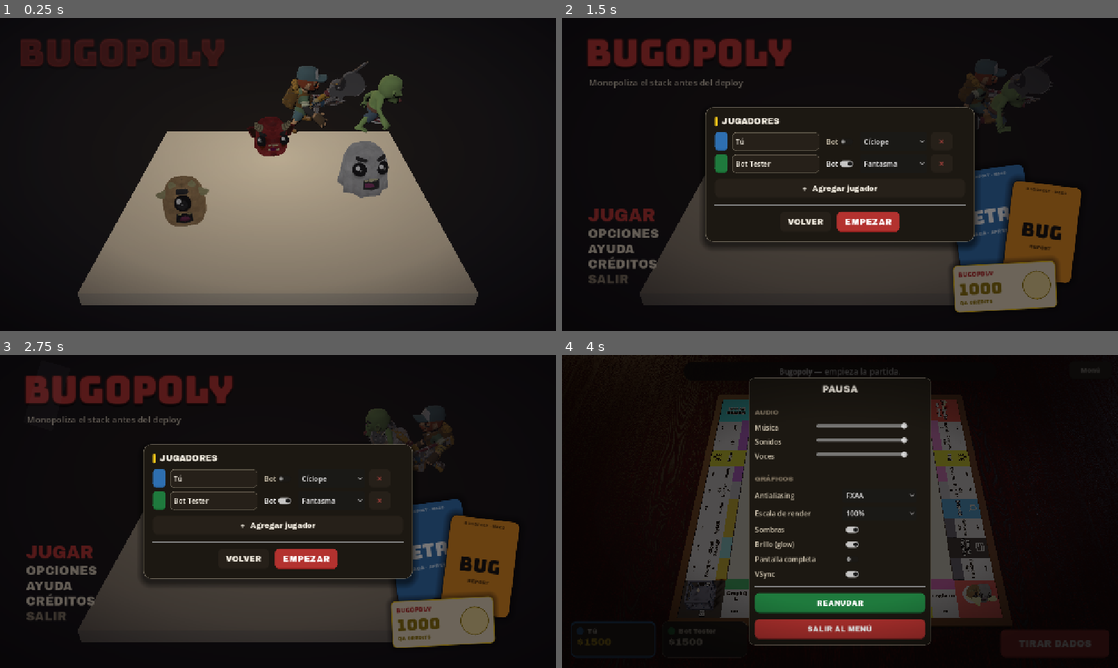
Above: before the commit, frames 1-4 (two rows, left to right).
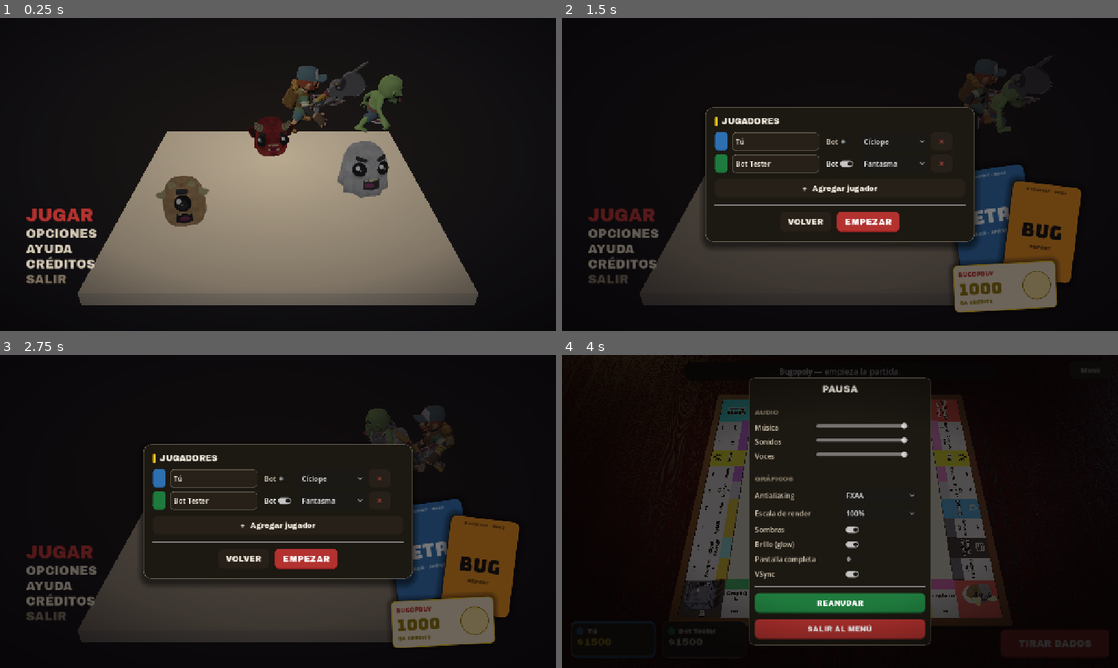
Above: after the commit, the same moments.

Repository: DiegoFernandoLojanTenesaca/BugOpoly
Game: Godot game, scene res://src/world/start_screen.tscn
The game is run twice, just before and just after one commit, with the same random seed, the same clock (stepped at 60 frames per second) and the same inputs.
Inputs (mouse positions are in pixels of both pictures, inside the frame that each line leads up to):
- Up to frame 1 (0.25 s): no input
- Up to frame 2 (1.5 s): click (623, 215) at 0.5 s, where only the run after the commit has a clickable "JUGAR"; click "JUGAR" at 1.25 s
- Up to frame 3 (2.75 s): click "JUGAR" at 2 s
- Up to frame 4 (4 s): click "EMPEZAR" at 2.75 s; click "Menú" at 3.5 s

The runs differ from the first frame. In frame 1, 3.3% of the frame differs, in the area x 3-41%, y 6-85%; in frame 2, 2.4%; in frame 3, 2.5%; in frame 4, nothing differs.
Error after the commit: Trying to assign value of type 'Control' to a variable of type 'Label'. (res://src/world/start_screen.gd:64)

Commit message:
Art Kit: app icon (cíclope), billetes con denominación, carta de propiedad premium, wordmark con extrude
- App icon SVG del kit fijado en la ventana (DisplayServer.set_icon) y en project.godot
- Billetes que vuelan ahora muestran denominación (10/50/100/500/1000) con paleta del kit
- Carta de propiedad estilo title-deed: icono de subsistema, doble marco, hipoteca/coste, pie
- Título del menú con extrude 3D (capas rojas), como el banner

Diff:
--- /dev/null
+++ b/assets/bugopoly/icon.svg
@@ -0,0 +1,44 @@
+<svg xmlns="http://www.w3.org/2000/svg" viewBox="0 0 512 512" width="512" height="512">
+  <defs>
+    <radialGradient id="bg" cx="70%" cy="18%" r="95%">
+      <stop offset="0%" stop-color="#2c2118"/>
+      <stop offset="55%" stop-color="#14110E"/>
+      <stop offset="100%" stop-color="#0E1014"/>
+    </radialGradient>
+    <radialGradient id="gold" cx="50%" cy="84%" r="60%">
+      <stop offset="0%" stop-color="#F0C419" stop-opacity="0.30"/>
+      <stop offset="100%" stop-color="#F0C419" stop-opacity="0"/>
+    </radialGradient>
+    <radialGradient id="body" cx="42%" cy="34%" r="80%">
+      <stop offset="0%" stop-color="#d2443f"/>
+      <stop offset="100%" stop-color="#9e2a27"/>
+    </radialGradient>
+    <clipPath id="clip"><rect x="0" y="0" width="512" height="512" rx="112"/></clipPath>
+  </defs>
+
+  <g clip-path="url(#clip)">
+    <rect x="0" y="0" width="512" height="512" fill="url(#bg)"/>
+    <path d="M0,0 L168,0 L168,120 Q168,168 120,168 L0,168 Z" fill="#2E6FB0"/>
+    <rect x="0" y="0" width="512" height="512" fill="url(#gold)"/>
+
+    <!-- patas -->
+    <ellipse cx="212" cy="378" rx="32" ry="22" fill="#7a1f1d"/>
+    <ellipse cx="300" cy="378" rx="32" ry="22" fill="#7a1f1d"/>
+    <!-- cuernos -->
+    <path d="M206,138 L188,86 L236,124 Z" fill="#E6D9BD" stroke="#1c0807" stroke-width="6" stroke-linejoin="round"/>
+    <path d="M306,138 L324,86 L276,124 Z" fill="#E6D9BD" stroke="#1c0807" stroke-width="6" stroke-linejoin="round"/>
+    <!-- cuerpo -->
+    <ellipse cx="256" cy="252" rx="132" ry="142" fill="url(#body)" stroke="#1c0807" stroke-width="9"/>
+    <!-- panza -->
+    <ellipse cx="256" cy="300" rx="74" ry="60" fill="#E6D9BD" fill-opacity="0.20"/>
+    <!-- ojo (cíclope) -->
+    <circle cx="256" cy="232" r="66" fill="#ffffff" stroke="#1c0807" stroke-width="8"/>
+    <circle cx="256" cy="240" r="30" fill="#14110E"/>
+    <circle cx="240" cy="224" r="11" fill="#ffffff"/>
+    <!-- boca -->
+    <path d="M214,322 Q256,356 298,322" fill="none" stroke="#1c0807" stroke-width="8" stroke-linecap="round"/>
+    <!-- colmillos -->
+    <path d="M236,330 L230,348 L246,336 Z" fill="#ffffff"/>
+    <path d="M276,330 L282,348 L266,336 Z" fill="#ffffff"/>
+  </g>
+</svg>
--- a/project.godot
+++ b/project.godot
@@ -9,6 +9,7 @@
 config/description="Monopoly con tematica de Software QA. Compra modulos, caza bugs, cobra por cada defecto. Data-driven y modeable (estilo Vorenth)."
 run/main_scene="res://src/world/start_screen.tscn"
 config/features=PackedStringArray("4.6", "Mobile")
+config/icon="res://assets/bugopoly/icon.svg"
 
 [autoload]
 
--- a/src/presentation/board_view.gd
+++ b/src/presentation/board_view.gd
@@ -491,7 +491,8 @@
 
 func fly_bills(from: Vector3, to: Vector3, count: int) -> void:
 	for k in count:
-		var bill := _make_bill()
+		var value: int = [10, 50, 100, 500, 1000][randi() % 5]
+		var bill := _make_bill(value)
 		bill.position = from + Vector3(0, 0.6, 0)
 		add_child(bill)
 		var mid := (from + to) * 0.5 + Vector3(randf_range(-0.35, 0.35), 2.1 + k * 0.25, randf_range(-0.35, 0.35))
@@ -503,14 +504,34 @@
 		tw.tween_property(bill, "scale", Vector3.ZERO, 0.12)
 		tw.tween_callback(bill.queue_free)
 
-func _make_bill() -> Node3D:
-	# Billete QA Credits: crema con campo dorado y sello rojo.
+func _make_bill(value: int = 100) -> Node3D:
+	# Billete QA Credits con denominación (paleta del kit por valor).
+	var st := _bill_style(value)
+	var paper: Color = st[0]
+	var ink: Color = st[1]
 	var n := Node3D.new()
-	n.add_child(_part(_box(1.05, 0.03, 0.52), _mat(Brand.CREAM), Vector3.ZERO))
-	n.add_child(_part(_box(0.86, 0.034, 0.38), _emissive(Brand.GOLD, 0.5), Vector3(0, 0.003, 0)))
-	n.add_child(_part(_box(0.24, 0.038, 0.24), _mat(Brand.RED), Vector3(0, 0.006, 0)))
+	n.add_child(_part(_box(1.15, 0.03, 0.6), _mat(paper), Vector3.ZERO))
+	n.add_child(_part(_box(1.02, 0.032, 0.48), _mat(Color(ink.r, ink.g, ink.b, 0.16)), Vector3(0, 0.002, 0)))
+	n.add_child(_part(_box(0.2, 0.034, 0.2), _mat(ink), Vector3(0.38, 0.006, 0)))
+	var lbl := Label3D.new()
+	lbl.text = str(value)
+	lbl.font = Brand.font_display()
+	lbl.font_size = 64
+	lbl.pixel_size = 0.0055
+	lbl.modulate = ink
+	lbl.position = Vector3(-0.1, 0.02, 0)
+	lbl.rotation_degrees = Vector3(-90, 0, 0)
+	n.add_child(lbl)
 	n.rotation_degrees = Vector3(0, randf() * 360.0, 0)
 	return n
+
+func _bill_style(value: int) -> Array:
+	match value:
+		10: return [Color.html("#eceae4"), Color.html("#4f4f4f")]
+		50: return [Color.html("#dce8f4"), Color.html("#1f5286")]
+		100: return [Color.html("#dcecdf"), Color.html("#1a5e30")]
+		500: return [Color.html("#f6e7cf"), Color.html("#a5620f")]
+		_: return [Color.html("#fbf1c9"), Color.html("#8a6f08")]
 
 # ---------- juice / pulido ----------
 
--- a/src/ui/hud.gd
+++ b/src/ui/hud.gd
@@ -2,6 +2,11 @@
 extends CanvasLayer
 
 const Brand = preload("res://src/ui/palette.gd")
+const SUB_ICON := {
+	"frontend": "terminal", "backend": "server", "database": "database",
+	"auth": "lock", "payments": "credit-card", "mobile": "search",
+	"analytics": "search", "infra": "server", "pipeline": "git-branch", "cloud": "server",
+}
 
 signal roll_pressed
 signal property_decision(buy)
@@ -288,21 +293,24 @@
 	band.add_theme_stylebox_override("panel", bsb)
 	var bandv := VBoxContainer.new()
 	bandv.add_theme_constant_override("separation", 1)
+	bandv.size_flags_horizontal = Control.SIZE_EXPAND_FILL
 	var kicker := Label.new()
-	kicker.text = "MÓDULO · %s" % str(sub.get("name", "")).to_upper()
+	kicker.text = "SUBSISTEMA · %s" % str(sub.get("name", "")).to_upper()
 	kicker.add_theme_font_override("font", Brand.font_heavy())
 	kicker.add_theme_font_size_override("font_size", 12)
 	kicker.add_theme_color_override("font_color", Color(1, 1, 1, 0.82))
-	kicker.horizontal_alignment = HORIZONTAL_ALIGNMENT_CENTER
 	bandv.add_child(kicker)
 	var nm := Label.new()
 	nm.text = str(tile.get("name", "Propiedad")).to_upper()
-	nm.add_theme_font_override("font", Brand.font_heavy())
-	nm.add_theme_font_size_override("font_size", 26)
+	nm.add_theme_font_override("font", Brand.font_display())
+	nm.add_theme_font_size_override("font_size", 24)
 	nm.add_theme_color_override("font_color", Brand.WHITE)
-	nm.horizontal_alignment = HORIZONTAL_ALIGNMENT_CENTER
 	bandv.add_child(nm)
-	band.add_child(bandv)
+	var bandh := HBoxContainer.new()
+	bandh.add_theme_constant_override("separation", 10)
+	bandh.add_child(bandv)
+	bandh.add_child(_deed_icon(str(SUB_ICON.get(str(tile.get("subsystem", "")), "gear")), Color(1, 1, 1, 0.88), 36))
+	band.add_child(bandh)
 	deed.add_child(band)
 
 	var body := PanelContainer.new()
@@ -314,6 +322,10 @@
 	ysb.content_margin_right = 22
 	ysb.content_margin_top = 14
 	ysb.content_margin_bottom = 16
+	ysb.border_color = Color(col.r, col.g, col.b, 0.45)
+	ysb.border_width_left = 2
+	ysb.border_width_right = 2
+	ysb.border_width_bottom = 2
 	body.add_theme_stylebox_override("panel", ysb)
 	var bv := VBoxContainer.new()
 	bv.add_theme_constant_override("separation", 5)
@@ -324,7 +336,16 @@
 	bv.add_child(_deed_row("con CI/CD (release)", "$%d" % int(base * 9.0), false))
 	var sep := HSeparator.new()
 	bv.add_child(sep)
-	bv.add_child(_deed_row("Mejora de cobertura", "$%d c/u" % int(price * 0.5), false))
+	bv.add_child(_deed_row("Hipoteca", "$%d" % int(price * 0.5), false))
+	bv.add_child(_deed_row("Coste por test", "$%d c/u" % int(price * 0.5), false))
+	var foot := Label.new()
+	foot.text = "Set completo (CI·CD) duplica la renta base.  ·  BUGOPOLY — no es Monopoly."
+	foot.add_theme_font_size_override("font_size", 11)
+	foot.add_theme_color_override("font_color", Color(0.54, 0.50, 0.42))
+	foot.horizontal_alignment = HORIZONTAL_ALIGNMENT_CENTER
+	foot.autowrap_mode = TextServer.AUTOWRAP_WORD_SMART
+	foot.custom_minimum_size = Vector2(396, 0)
+	bv.add_child(foot)
 	body.add_child(bv)
 	deed.add_child(body)
 	_popup_box.add_child(deed)
@@ -368,6 +389,19 @@
 	v.add_theme_color_override("font_color", ink)
 	h.add_child(v)
 	return h
+
+func _deed_icon(name: String, col: Color, size: int) -> TextureRect:
+	var tr := TextureRect.new()
+	tr.custom_minimum_size = Vector2(size, size)
+	tr.stretch_mode = TextureRect.STRETCH_KEEP_ASPECT_CENTERED
+	var path := "res://assets/bugopoly/icons/%s.svg" % name
+	if not FileAccess.file_exists(path):
+		return tr
+	var svg := FileAccess.get_file_as_string(path).replace("currentColor", "#" + col.to_html(false))
+	var img := Image.new()
+	if img.load_svg_from_string(svg, float(size) / 24.0 * 2.0) == OK:
+		tr.texture = ImageTexture.create_from_image(img)
+	return tr
 
 func show_build(tile: Dictionary, houses: int, cost: int, can_afford: bool) -> void:
 	_clear_popup()
--- a/src/world/start_screen.gd
+++ b/src/world/start_screen.gd
@@ -19,6 +19,7 @@
 
 func _ready() -> void:
 	set_anchors_preset(Control.PRESET_FULL_RECT)
+	_apply_window_icon()
 	_build_background()
 	_build_scene()
 	_build_vignette()
@@ -26,6 +27,16 @@
 	_build_main_menu()
 	_build_props()
 	_animate_in()
+
+func _apply_window_icon() -> void:
+	# Icono del kit (cíclope) en la ventana, rasterizado en runtime.
+	var path := "res://assets/bugopoly/icon.svg"
+	if not FileAccess.file_exists(path):
+		return
+	var svg := FileAccess.get_file_as_string(path)
+	var img := Image.new()
+	if img.load_svg_from_string(svg, 0.5) == OK:
+		DisplayServer.set_icon(img)
 
 func _build_background() -> void:
 	var grad := Gradient.new()
@@ -49,19 +60,20 @@
 	gtw.tween_property(tex, "fill_from", Vector2(0.6, 0.46), 7.0).set_trans(Tween.TRANS_SINE)
 
 func _build_title() -> void:
-	var title := Label.new()
-	_title = title
-	title.text = "BUGOPOLY"
-	title.add_theme_font_override("font", Brand.font_display())
-	title.add_theme_font_size_override("font_size", 84)
-	title.add_theme_color_override("font_color", Brand.RED)
-	title.add_theme_constant_override("outline_size", 12)
-	title.add_theme_color_override("font_outline_color", Color("3a0f0d"))
-	title.add_theme_color_override("font_shadow_color", Color(0, 0, 0, 0.6))
-	title.add_theme_constant_override("shadow_offset_x", 0)
-	title.add_theme_constant_override("shadow_offset_y", 7)
-	title.position = Vector2(54, 24)
-	add_child(title)
+	var holder := Control.new()
+	_title = holder
+	holder.position = Vector2(54, 24)
+	holder.mouse_filter = Control.MOUSE_FILTER_IGNORE
+	add_child(holder)
+	# extrude 3D: capas rojas oscuras desplazadas detrás del wordmark
+	for layer in [[Vector2(8, 10), Color("2a0a09")], [Vector2(6, 7), Color("3a0e0c")], [Vector2(4, 5), Color("5c1614")], [Vector2(2, 2), Color("7a1f1d")]]:
+		var sh := _wordmark(layer[1])
+		sh.position = layer[0]
+		holder.add_child(sh)
+	var main := _wordmark(Brand.RED)
+	main.add_theme_constant_override("outline_size", 10)
+	main.add_theme_color_override("font_outline_color", Color("1c0807"))
+	holder.add_child(main)
 
 	var sub := Label.new()
 	_sub = sub
@@ -87,6 +99,15 @@
 	fd.tween_interval(2.6)
 	fd.tween_property(sheen, "color:a", 0.16, 0.5).from(0.0)
 	fd.tween_property(sheen, "color:a", 0.0, 0.5)
+
+func _wordmark(col: Color) -> Label:
+	var l := Label.new()
+	l.text = "BUGOPOLY"
+	l.add_theme_font_override("font", Brand.font_display())
+	l.add_theme_font_size_override("font_size", 84)
+	l.add_theme_color_override("font_color", col)
+	l.mouse_filter = Control.MOUSE_FILTER_IGNORE
+	return l
 
 func _show_players() -> void:
 	if _players_overlay != null:
